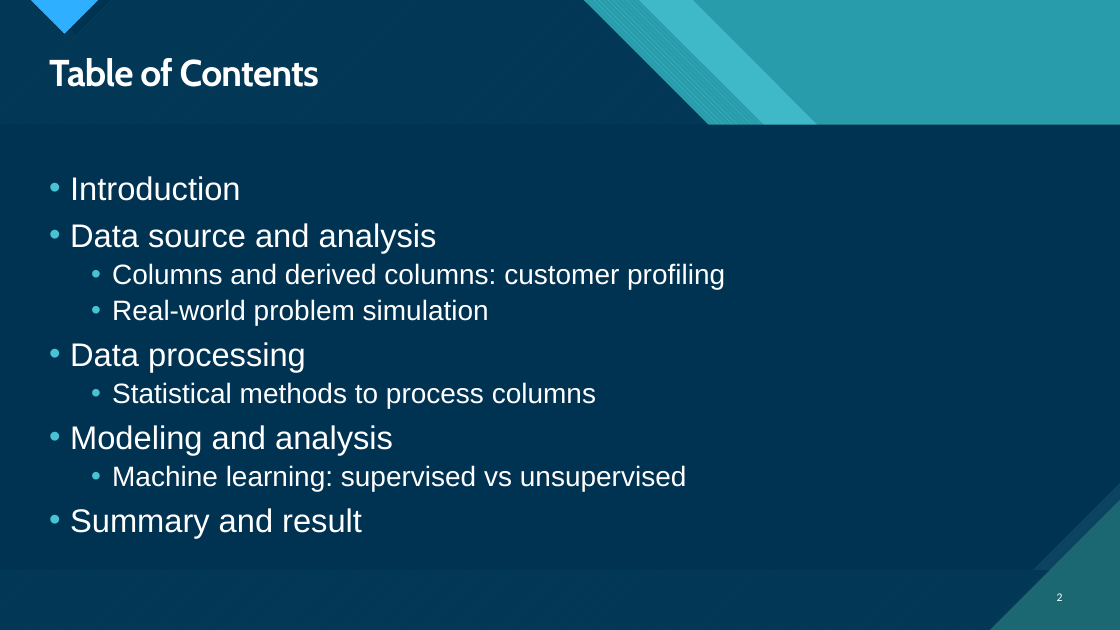
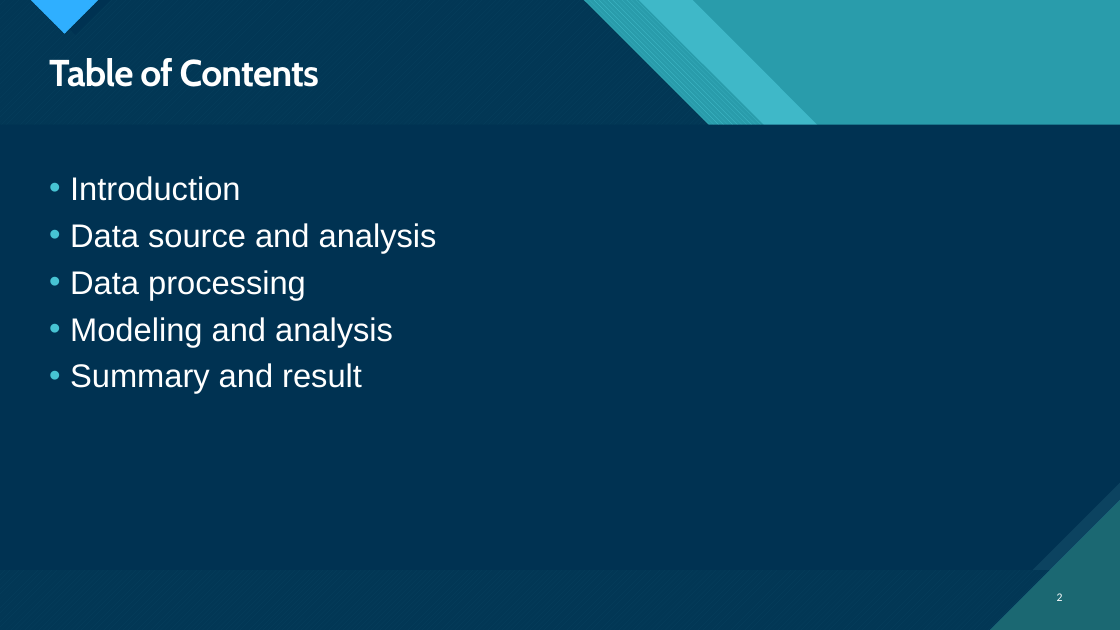
Before and after one commit to HGuo90s/fraud-detection, a slide deck: slide 2 of Fraud Detection.pptx. Drawn at 1120x630 pixels with LibreOffice and Linux fonts; fonts in the diff are those of the drawing. Boxes give left, top, right and bottom in pixels: in the first picture for what was removed or moved away, otherwise in the second. Text is boxed around its words. In the diff, an @@ line names an element or a change of style, - is before the commit and + after.

```diff
--- a/Fraud Detection.pptx
+++ b/Fraud Detection.pptx
@@ text at (x1=112, y1=263, x2=725, y2=325): paragraphs removed @@
-  • Columns and derived columns: customer profiling
-  • Real-world problem simulation
@@ text at (x1=112, y1=382, x2=596, y2=408): paragraph removed @@
-  • Statistical methods to process columns
@@ text at (x1=112, y1=465, x2=687, y2=491): paragraph removed @@
-  • Machine learning: supervised vs unsupervised
```
Also in this commit, not shown: 4 other slides changed, 9 slides added, 1 slide removed, 1 other file.
